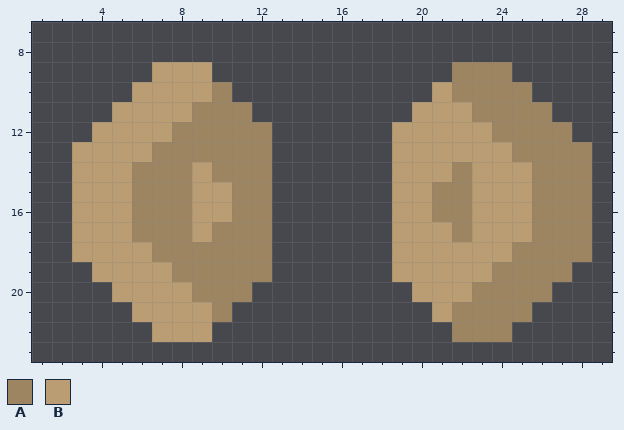
Pixel-art sprite: sprites/blocks/drills/tin-drill-rotator.png. The first picture shows the starting point.
The file is 32x32 pixels. Shown: x 1..29, y 7..23.
Palette (. is transparent): A #9e8561  B #ba9d73
Pixels before, first column x 3:
 9 ....BBB............AAA....
10 ...BBBBA..........BAAAA...
11 ..BBBBAAA........BBBAAAA..
12 .BBBBAAAAA......BBBBBAAAA.
13 BBBBAAAAAA......BBBBBBAAAA
14 BBBAAABAAA......BBBABBBAAA
15 BBBAAABBAA......BBAABBBAAA
16 BBBAAABBAA......BBAABBBAAA
17 BBBAAABAAA......BBBABBBAAA
18 BBBBAAAAAA......BBBBBBAAAA
19 .BBBBAAAAA......BBBBBAAAA.
20 ..BBBBAAA........BBBAAAA..
21 ...BBBBA..........BAAAA...
22 ....BBB............AAA....
Once edited:
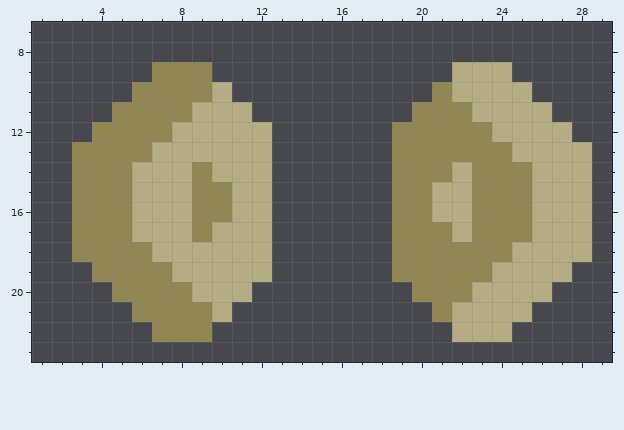
The commit says: tin drill buff and resprite
From old to new:
colour A: #9e8561 -> #b4ac82
colour B: #ba9d73 -> #918754
Pixel boxes of the changes (left, top, right, bottom) in both pictures:
changed: (72, 62, 272, 342)
changed: (392, 62, 592, 342)
